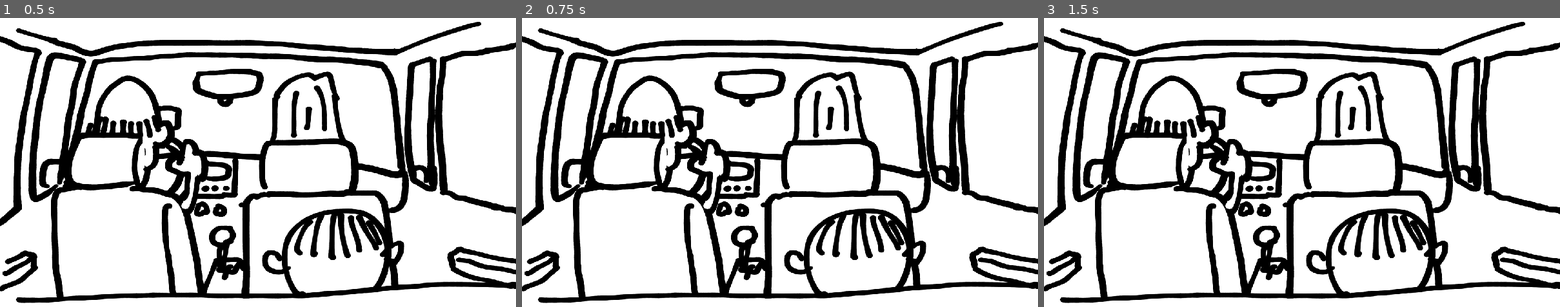
Above: before the commit, frames 1-3 (left to right).
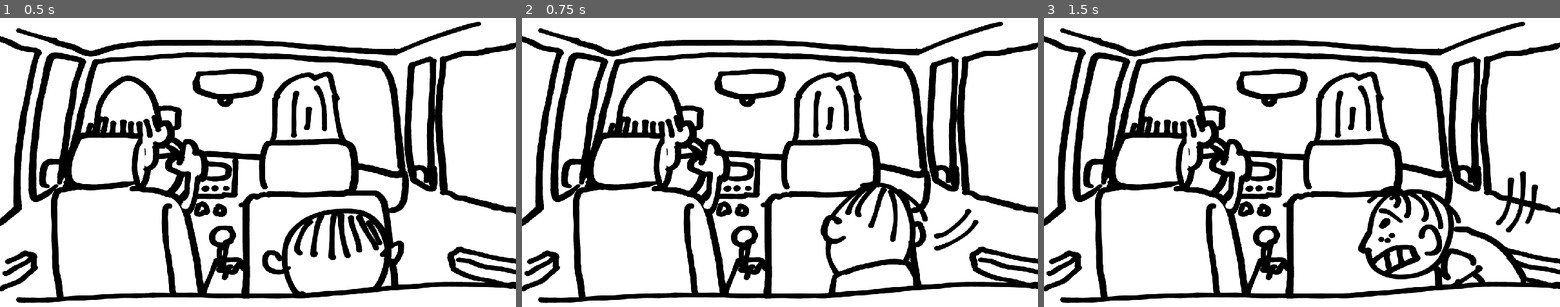
Above: after the commit, the same moments.

Repository: skarnl/godot--gwj48
Game: Godot game, scene res://screens/splash.tscn
Two runs of this game, one before a commit and one after it. Both use one fixed random seed, a clock stepped at 60 frames per second and the inputs below.
Inputs:
- Up to frame 1 (0.5 s): no input
- Up to frame 2 (0.75 s): tap Enter (ui_accept) at 0.5 s; hold Enter (ui_accept) from 0.53 s (still down)
- Up to frame 3 (1.5 s): release Enter (ui_accept) at 1.28 s; tap Enter (ui_accept) at 1.35 s

Frame 1 is identical in both runs. In frame 2, 3.7% of the frame differs, in the area x 50-89%, y 56-96%; in frame 3, 5.2%, in the area x 50-100%, y 53-96%.

Commit message:
Add more states and implement logic for mooning / stop_mooning

Diff:
--- a/entities/kid.gd
+++ b/entities/kid.gd
@@ -1,37 +1,30 @@
 extends Node2D
 
-enum STATES {
-	IDLE,
-	MOONING,
-	BUSTED
-}
+signal mooning_stopped
 
-var state = STATES.IDLE
+onready var vis := $VisualContainer
 
-onready var idle = $"Kid--idle"
-onready var mooning = $"Kid--mooning"
-onready var busted = $"Kid--busted"
-
-# Called when the node enters the scene tree for the first time.
-func _ready() -> void:
-	update_state()
+const STOP_MOONING_TIMEOUT1 := 0.15
+const STOP_MOONING_TIMEOUT2 := 0.1
 
 
-func _hide_all() -> void:
-	idle.hide()
-	mooning.hide()
-	busted.hide()
+func idle() -> void:
+	vis.show_state("idle")
 
 
-func update_state() -> void:
-	_hide_all()
+func start_mooning() -> void:
+	vis.show_state("mooning")
 
-	match state:
-		STATES.IDLE:
-			idle.show()
 
-		STATES.MOONING:
-			mooning.show()
+func stop_mooning() -> void:
+	vis.show_state("stop-mooning1")
 
-		STATES.BUSTED:
-			busted.show()
+	yield(get_tree().create_timer(STOP_MOONING_TIMEOUT1), "timeout")
+
+	vis.show_state("stop-mooning2")
+
+	yield(get_tree().create_timer(STOP_MOONING_TIMEOUT2), "timeout")
+
+	vis.show_state("idle")
+
+	emit_signal("mooning_stopped")
--- a/entities/kid.tscn
+++ b/entities/kid.tscn
@@ -1,21 +1,37 @@
-[gd_scene load_steps=5 format=2]
+[gd_scene load_steps=8 format=2]
 
 [ext_resource path="res://assets/images/moonr/kid--busted.png" type="Texture" id=1]
 [ext_resource path="res://assets/images/moonr/kid--mooning.png" type="Texture" id=2]
 [ext_resource path="res://assets/images/moonr/kid--idle.png" type="Texture" id=3]
 [ext_resource path="res://entities/kid.gd" type="Script" id=4]
+[ext_resource path="res://entities/visual_container.tscn" type="PackedScene" id=5]
+[ext_resource path="res://assets/images/moonr/kid--stop-mooning2.png" type="Texture" id=6]
+[ext_resource path="res://assets/images/moonr/kid--stop-mooning1.png" type="Texture" id=7]
 
 [node name="Kid" type="Node2D"]
 script = ExtResource( 4 )
 
-[node name="Kid--idle" type="Sprite" parent="."]
+[node name="VisualContainer" parent="." instance=ExtResource( 5 )]
+prefix = "Kid"
+
+[node name="Kid--idle" type="Sprite" parent="VisualContainer"]
 position = Vector2( 640, 640 )
 texture = ExtResource( 3 )
 
-[node name="Kid--mooning" type="Sprite" parent="."]
+[node name="Kid--mooning" type="Sprite" parent="VisualContainer"]
 position = Vector2( 640, 640 )
 texture = ExtResource( 2 )
 
-[node name="Kid--busted" type="Sprite" parent="."]
+[node name="Kid--busted" type="Sprite" parent="VisualContainer"]
 position = Vector2( 640, 640 )
 texture = ExtResource( 1 )
+
+[node name="Kid--stop-mooning1" type="Sprite" parent="VisualContainer"]
+position = Vector2( 640, 640 )
+texture = ExtResource( 7 )
+
+[node name="Kid--stop-mooning2" type="Sprite" parent="VisualContainer"]
+position = Vector2( 640, 640 )
+texture = ExtResource( 6 )
+
+[editable path="VisualContainer"]
--- a/entities/mother.gd
+++ b/entities/mother.gd
@@ -1,43 +1,78 @@
 extends Node2D
 
-enum STATES {
+signal update_looking_time
+signal looking_started
+
+
+var STATE_TRANSLATIONS = ['idle', 'looking', 'shocked', 'angry', 'turning', 'smile', 'para']
+
+
+enum {
 	IDLE,
 	LOOKING,
 	SHOCKED,
-	ANGRY
+	ANGRY,
+	TURNING,
+	SMILE,
+	PARA
 }
 
-var state = STATES.IDLE
+onready var vis := $VisualContainer
 
-onready var idle = $"Mother--idle"
-onready var looking = $"Mother--looking"
-onready var shocked = $"Mother--shocked"
-onready var angry = $"Mother--angry"
+var state = IDLE
+
+onready var timer = $Timer
+
+var paranoia := 0.0
+
+var rdm := RandomNumberGenerator.new()
 
 # Called when the node enters the scene tree for the first time.
 func _ready() -> void:
-	update_state()
+	rdm.randomize()
+
+	update_state(IDLE)
+
+	timer.connect("timeout", self, "_on_timer_timeout")
 
 
-func _hide_all() -> void:
-	idle.hide()
-	looking.hide()
-	shocked.hide()
-	angry.hide()
+
+func update_state(new_state: int) -> void:
+	if state == ANGRY:
+		return
+
+	vis.show_state(STATE_TRANSLATIONS[state])
 
 
-func update_state() -> void:
-	_hide_all()
+func idle() -> void:
+	update_state(IDLE)
 
-	match state:
-		STATES.IDLE:
-			idle.show()
+	# dit moet gebaseerd zijn op hoe paranoid ze is
+	timer.wait_time = rdm.randi_range(10, 20)
 
-		STATES.LOOKING:
-			looking.show()
 
-		STATES.SHOCKED:
-			shocked.show()
+func busted() -> void:
+	update_state(SHOCKED)
 
-		STATES.ANGRY:
-			angry.show()
+	# wait 1 sec
+	yield(get_tree().create_timer(1.0), "timeout")
+
+	update_state(ANGRY)
+
+
+func start_looking() -> void:
+	pass
+
+
+func _on_timer_timeout() -> void:
+	timer.stop()
+
+	start_looking()
+
+
+func show_smile() -> void:
+	vis.show_state("smile")
+
+
+func show_para() -> void:
+	vis.show_state("para1")
--- a/entities/mother.tscn
+++ b/entities/mother.tscn
@@ -1,26 +1,64 @@
-[gd_scene load_steps=6 format=2]
+[gd_scene load_steps=13 format=2]
 
 [ext_resource path="res://assets/images/moonr/mother--looking.png" type="Texture" id=1]
 [ext_resource path="res://assets/images/moonr/mother--idle.png" type="Texture" id=2]
 [ext_resource path="res://assets/images/moonr/mother--shocked.png" type="Texture" id=3]
 [ext_resource path="res://assets/images/moonr/mother--angry.png" type="Texture" id=4]
 [ext_resource path="res://entities/mother.gd" type="Script" id=5]
+[ext_resource path="res://assets/images/moonr/mother--turning2.png" type="Texture" id=6]
+[ext_resource path="res://assets/images/moonr/mother--para3.png" type="Texture" id=7]
+[ext_resource path="res://assets/images/moonr/mother--turning1.png" type="Texture" id=8]
+[ext_resource path="res://assets/images/moonr/mother--para2.png" type="Texture" id=9]
+[ext_resource path="res://assets/images/moonr/mother--smile.png" type="Texture" id=10]
+[ext_resource path="res://assets/images/moonr/mother--para1.png" type="Texture" id=11]
+[ext_resource path="res://entities/visual_container.tscn" type="PackedScene" id=12]
 
 [node name="Mother" type="Node2D"]
 script = ExtResource( 5 )
 
-[node name="Mother--idle" type="Sprite" parent="."]
+[node name="Timer" type="Timer" parent="."]
+
+[node name="VisualContainer" parent="." instance=ExtResource( 12 )]
+prefix = "Mother"
+
+[node name="Mother--idle" type="Sprite" parent="VisualContainer"]
 position = Vector2( 640, 640 )
 texture = ExtResource( 2 )
 
-[node name="Mother--looking" type="Sprite" parent="."]
+[node name="Mother--looking" type="Sprite" parent="VisualContainer"]
 position = Vector2( 640, 640 )
 texture = ExtResource( 1 )
 
-[node name="Mother--shocked" type="Sprite" parent="."]
+[node name="Mother--shocked" type="Sprite" parent="VisualContainer"]
 position = Vector2( 640, 640 )
 texture = ExtResource( 3 )
 
-[node name="Mother--angry" type="Sprite" parent="."]
+[node name="Mother--angry" type="Sprite" parent="VisualContainer"]
 position = Vector2( 640, 640 )
 texture = ExtResource( 4 )
+
+[node name="Mother--turning1" type="Sprite" parent="VisualContainer"]
+position = Vector2( 640, 640 )
+texture = ExtResource( 8 )
+
+[node name="Mother--turning2" type="Sprite" parent="VisualContainer"]
+position = Vector2( 640, 640 )
+texture = ExtResource( 6 )
+
+[node name="Mother--smile" type="Sprite" parent="VisualContainer"]
+position = Vector2( 640, 640 )
+texture = ExtResource( 10 )
+
+[node name="Mother--para1" type="Sprite" parent="VisualContainer"]
+position = Vector2( 640, 640 )
+texture = ExtResource( 11 )
+
+[node name="Mother--para2" type="Sprite" parent="VisualContainer"]
+position = Vector2( 640, 640 )
+texture = ExtResource( 9 )
+
+[node name="Mother--para3" type="Sprite" parent="VisualContainer"]
+position = Vector2( 640, 640 )
+texture = ExtResource( 7 )
+
+[editable path="VisualContainer"]
--- /dev/null
+++ b/entities/visual_container.gd
@@ -0,0 +1,23 @@
+extends Node2D
+
+
+export var prefix := ""
+
+
+func _ready() -> void:
+	show_state("idle")
+
+
+func hide_all() -> void:
+	for c in get_children():
+		c.hide()
+
+
+func show_state(state_name: String) -> void:
+	var node_name = prefix + "--" + state_name
+
+	assert(has_node(node_name), "no node found with name: " + node_name)
+
+	hide_all()
+
+	get_node(node_name).show()
--- /dev/null
+++ b/entities/visual_container.tscn
@@ -0,0 +1,6 @@
+[gd_scene load_steps=2 format=2]
+
+[ext_resource path="res://entities/visual_container.gd" type="Script" id=1]
+
+[node name="VisualContainer" type="Node2D"]
+script = ExtResource( 1 )
--- a/game/game.gd
+++ b/game/game.gd
@@ -1,9 +1,72 @@
 extends Node2D
 
-func _ready():
-	print("game")
+
+onready var kid := $Kid
+onready var mom := $Mother
+
+
+enum {
+	IDLE,
+	MOONING,
+	STOP_MOONING,
+	BUSTED,
+	GAME_OVER
+}
+
+var state = IDLE
+
+
+func _ready() -> void:
+	kid.connect("mooning_stopped", self, "_on_Kid_mooning_stopped")
+	mom.connect("looking_started", self, "_on_Mother_looking")
 
 
 func _input(event: InputEvent) -> void:
-	if event.is_action_pressed("ui_accept"):
-		print("spatie")
+	if event.is_action_pressed("ui_accept") and state == IDLE:
+		_update_state(MOONING)
+	elif event.is_action_released("ui_accept") and state == MOONING:
+		_update_state(STOP_MOONING)
+
+
+func _on_Kid_mooning_stopped() -> void:
+	print("stopped mooning, we are safe")
+	_update_state(IDLE)
+
+
+func _on_Mother_looking() -> void:
+	if state == MOONING:
+		print("BUSTED")
+		_update_state(BUSTED)
+	elif state == STOP_MOONING:
+		print("increase paranoia")
+		# PARA increase
+		mom.show_para()
+
+	var para_level = 0;
+	if para_level > 0:
+		mom.show_para()
+	else:
+		mom.show_smile()
+
+
+
+func _update_state(new_state: int) -> void:
+	if state != GAME_OVER:
+		state = new_state
+
+		match state:
+			IDLE:
+				kid.idle()
+
+			STOP_MOONING:
+				kid.stop_mooning()
+
+			MOONING:
+				kid.start_mooning()
+
+			BUSTED:
+				kid.busted()
+
+			GAME_OVER:
+				print("GAME OVER")
+				pass
Binary file changed: assets/images/moonr/kid--busted.png
Binary file changed: assets/images/moonr/kid--mooning.png
Binary file added: assets/images/moonr/kid--stop-mooning1.png
Not shown, added: assets/images/moonr/kid--stop-mooning1.png.import
Binary file added: assets/images/moonr/kid--stop-mooning2.png
Not shown, added: assets/images/moonr/kid--stop-mooning2.png.import
Binary file added: assets/images/moonr/mother--para1.png
Not shown, added: assets/images/moonr/mother--para1.png.import
Binary file added: assets/images/moonr/mother--para2.png
Not shown, added: assets/images/moonr/mother--para2.png.import
Binary file added: assets/images/moonr/mother--para3.png
Not shown, added: assets/images/moonr/mother--para3.png.import
(and 6 more such lines)
